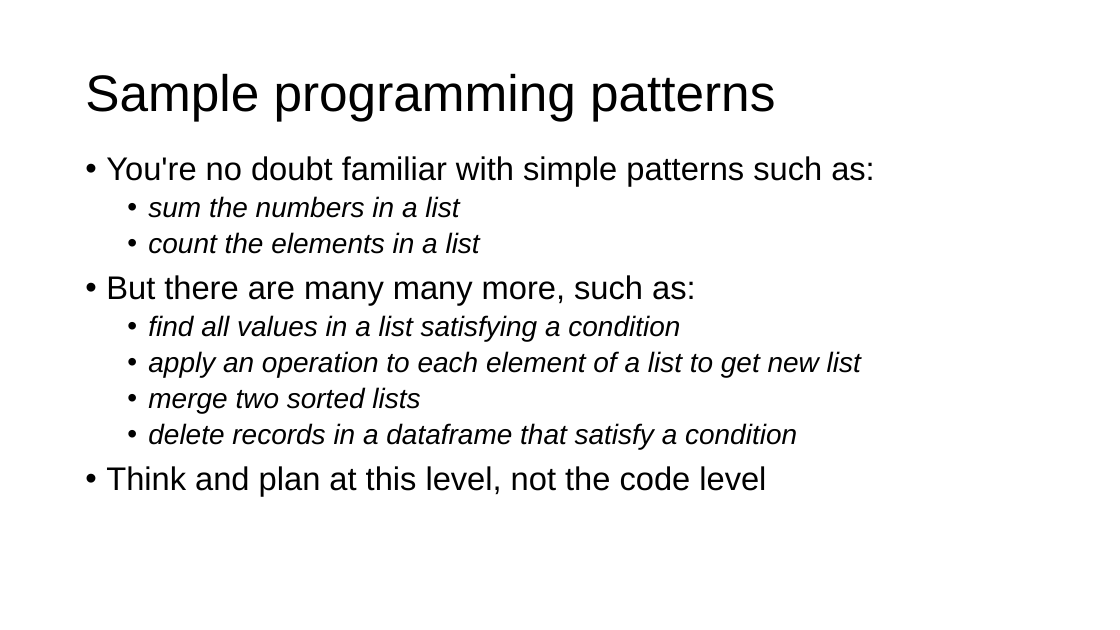
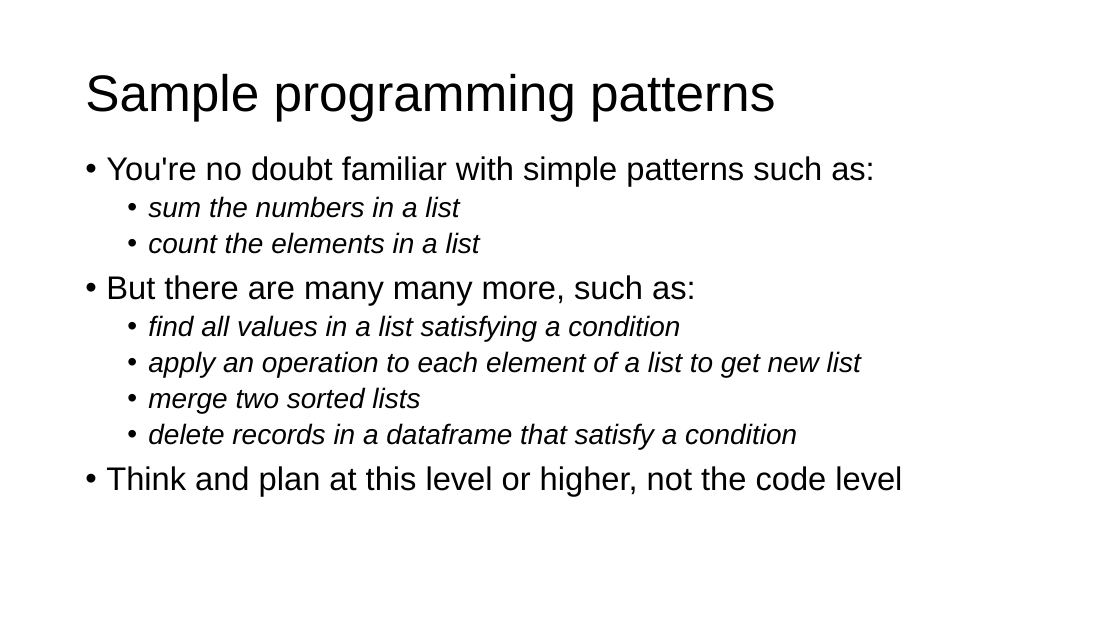
Before and after one commit to parrt/msds501, a slide deck: slide 6 of slides/programming-patterns.pptx (slide 5 before the commit). Drawn at 1120x630 pixels with LibreOffice and Linux fonts; fonts in the diff are those of the drawing; background and template pictures are left out. Boxes give left, top, right and bottom in pixels: in the first picture for what was removed or moved away, otherwise in the second. Text is boxed around its words. In the diff, an @@ line names an element or a change of style, - is before the commit and + after.

```diff
--- a/slides/programming-patterns.pptx
+++ b/slides/programming-patterns.pptx
@@ text at [106, 466, 902, 496]: text changed @@
-• Think and plan at this level, not the code level
+• Think and plan at this level or higher, not the code level
```
Also in this commit, not shown: 3 other slides changed, 13 slides added, 3 other files.
